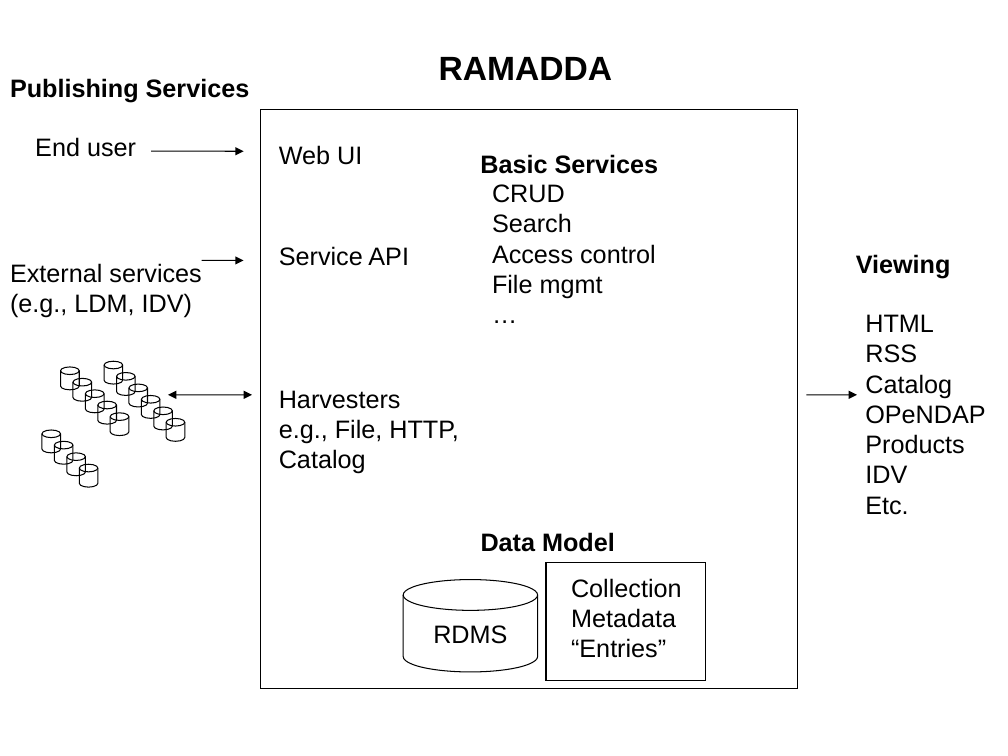
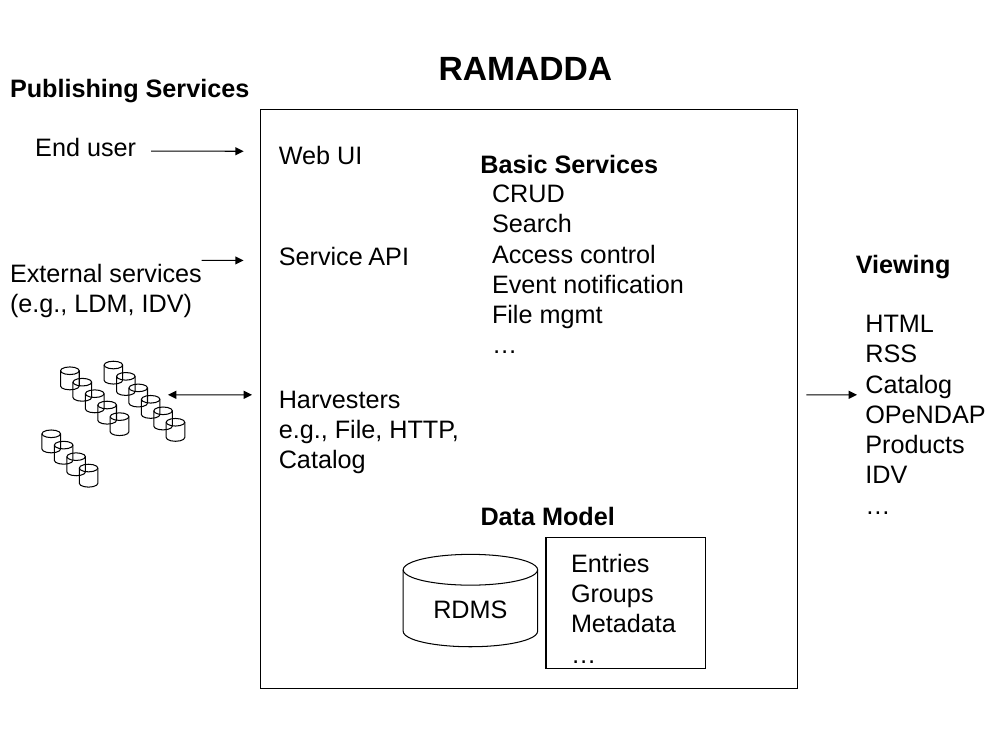
Before and after one commit to Unidata/IDV, a slide deck: slide 2 of ucar/unidata/repository/docs/presentations/architecture.ppt. Drawn at 1008x756 pixels with LibreOffice and Linux fonts; fonts in the diff are those of the drawing. Boxes give left, top, right and bottom in pixels: in the first picture for what was removed or moved away, otherwise in the second. Text is boxed around its words. In the diff, an @@ line names an element or a change of style, - is before the commit and + after.

```diff
--- a/ucar/unidata/repository/docs/presentations/architecture.ppt
+++ b/ucar/unidata/repository/docs/presentations/architecture.ppt
@@ text at (x1=492, y1=274, x2=683, y2=294): paragraph added @@
+Event notification
@@ text "Data Model" moved from (x1=481, y1=532, x2=615, y2=552) to (x1=481, y1=506, x2=615, y2=526) @@
@@ text at (x1=865, y1=496, x2=908, y2=515): text changed @@
-Etc.
+…
@@ rectangle resized from (x1=546, y1=562, x2=706, y2=680) to (x1=546, y1=537, x2=706, y2=668) @@
@@ cylinder "RDMS" moved from (x1=403, y1=580, x2=537, y2=672) to (x1=403, y1=554, x2=537, y2=647) @@
@@ text "Entries" moved from (x1=571, y1=578, x2=682, y2=658) to (x1=571, y1=553, x2=676, y2=633) @@
@@ text at (x1=571, y1=553, x2=654, y2=608): text changed @@
-Collection
+Entries
+Groups
@@ text at (x1=571, y1=638, x2=666, y2=658): text changed @@
-“Entries”
+…
```
Also in this commit, not shown: 4 other slides changed, 9 other files.
